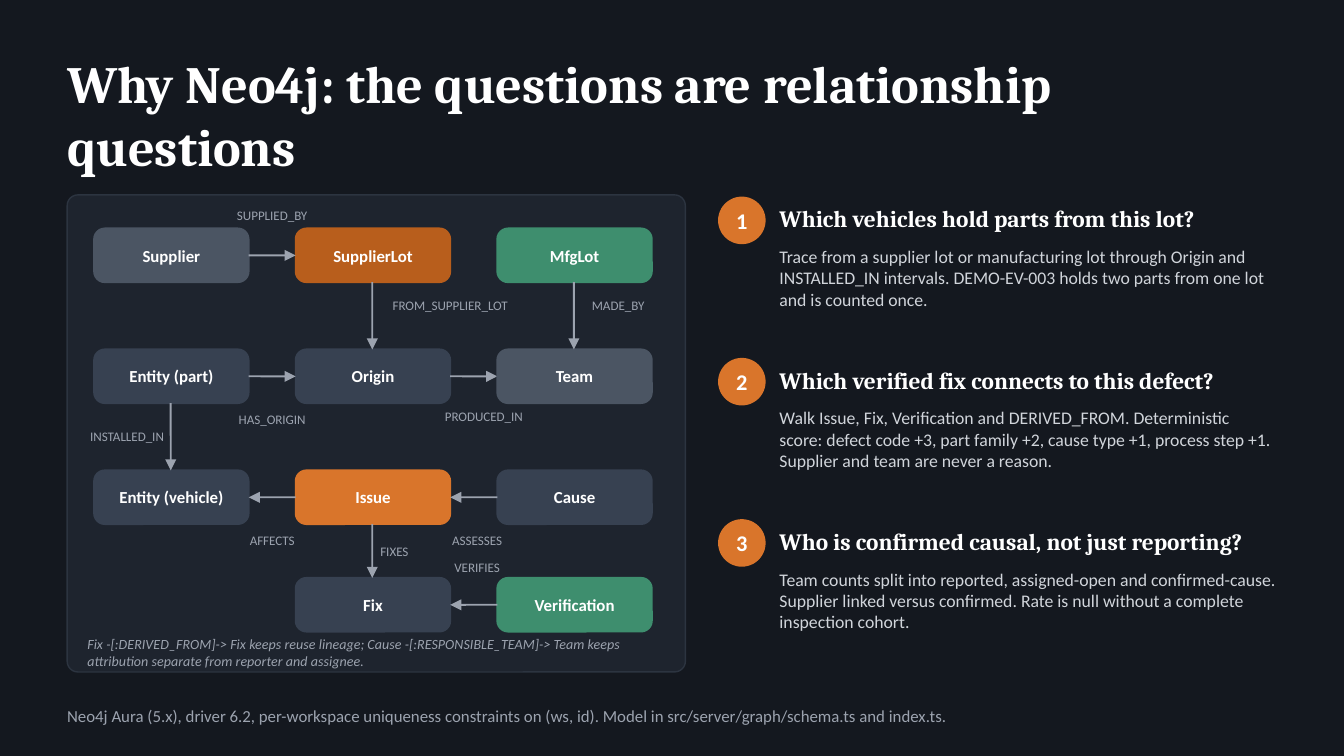
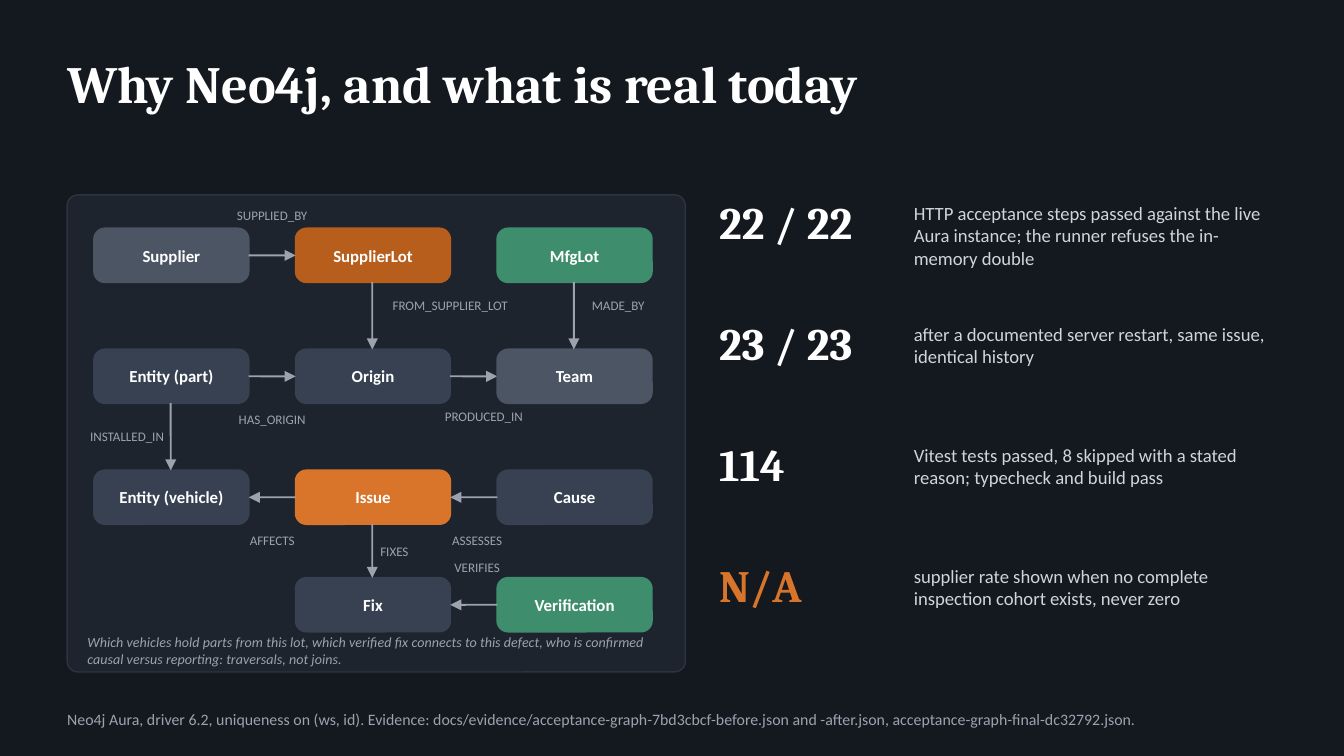
Before and after one commit to zubair480/belle-hackathon, a slide deck: slide 3 of docs/pitch/RecallRadius_Judge_Deck.pptx (slide 8 before the commit). Drawn at 1344x756 pixels with LibreOffice and Linux fonts; fonts in the diff are those of the drawing. Boxes give left, top, right and bottom in pixels: in the first picture for what was removed or moved away, otherwise in the second. Text is boxed around its words. In the diff, an @@ line names an element or a change of style, - is before the commit and + after.

```diff
--- a/docs/pitch/RecallRadius_Judge_Deck.pptx
+++ b/docs/pitch/RecallRadius_Judge_Deck.pptx
@@ text at [67, 66, 858, 114]: text changed @@
-Why Neo4j: the questions are relationship questions
+Why Neo4j, and what is real today
@@ ellipse removed at [719, 198, 765, 243] @@
@@ text added at [719, 208, 852, 239], 24 pt, text #FFFFFF, bold @@
+22 / 22
@@ text added at [914, 207, 1260, 268], 10 pt, text #D1D5DB @@
+HTTP acceptance steps passed against the live Aura instance; the runner refuses the in-memory double
@@ text removed at [736, 214, 747, 229] @@
-1
@@ text removed at [779, 210, 1195, 232] @@
-Which vehicles hold parts from this lot?
@@ text added at [719, 329, 852, 361], 24 pt, text #FFFFFF, bold @@
+23 / 23
@@ text at [914, 328, 1264, 366]: text changed; size 9.5 to 10 pt @@
-Trace from a supplier lot or manufacturing lot through Origin and INSTALLED_IN intervals. DEMO-EV-003 holds two parts from one lot and is counted once.
+after a documented server restart, same issue, identical history
@@ ellipse removed at [719, 359, 765, 405] @@
@@ text removed at [736, 375, 747, 390] @@
-2
@@ text removed at [779, 372, 1214, 390] @@
-Which verified fix connects to this defect?
@@ text added at [914, 449, 1237, 487], 10 pt, text #D1D5DB @@
+Vitest tests passed, 8 skipped with a stated reason; typecheck and build pass
@@ text added at [719, 450, 785, 481], 24 pt, text #FFFFFF, bold @@
+114
@@ ellipse removed at [719, 520, 765, 566] @@
@@ text removed at [736, 536, 747, 551] @@
-3
@@ text removed at [779, 533, 1243, 555] @@
-Who is confirmed causal, not just reporting?
@@ text added at [719, 571, 802, 608], 24 pt, text #D9752B, bold @@
+N/A
@@ text removed at [779, 573, 1275, 631] @@
-Team counts split into reported, assigned-open and confirmed-cause. Supplier linked versus confirmed. Rate is null without a complete inspection cohort.
@@ text at [914, 570, 1208, 608]: text changed; size 9.5 to 10 pt @@
-Walk Issue, Fix, Verification and DERIVED_FROM. Deterministic score: defect code +3, part family +2, cause type +1, process step +1. Supplier and team are never a reason.
+supplier rate shown when no complete inspection cohort exists, never zero
@@ text at [87, 637, 644, 667]: text changed @@
-Fix -[:DERIVED_FROM]-> Fix keeps reuse lineage; Cause -[:RESPONSIBLE_TEAM]-> Team keeps attribution separate from reporter and assignee.
+Which vehicles hold parts from this lot, which verified fix connects to this defect, who is confirmed causal versus reporting: traversals, not joins.
@@ text at [67, 713, 1135, 728]: text changed; size 9 to 8.5 pt @@
-Neo4j Aura (5.x), driver 6.2, per-workspace uniqueness constraints on (ws, id). Model in src/server/graph/schema.ts and index.ts.
+Neo4j Aura, driver 6.2, uniqueness on (ws, id). Evidence: docs/evidence/acceptance-graph-7bd3cbcf-before.json and -after.json, acceptance-graph-final-dc32792.json.
```
Also in this commit, not shown: 2 other slides changed, 1 slide added, 7 slides removed, 12 other files.
